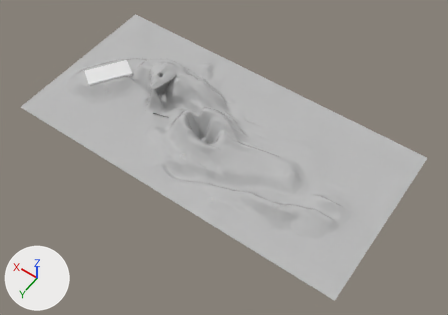
A saved change to the FBX model Assets/Models/Final Area Models/FinalArea_Track_Terrain.fbx.
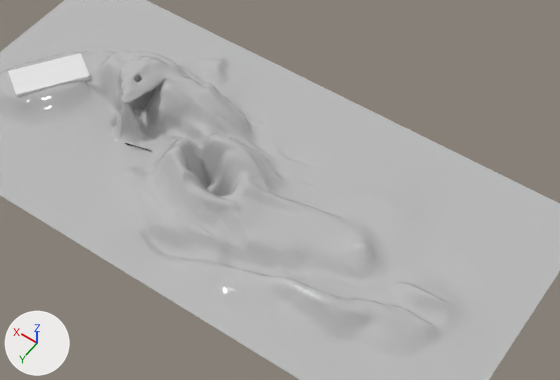
Each version is shown whole from a camera (50 mm lens) standing at (-420.0, 373.0, 887.0) and looking at (-5.0, -208.0, -26.0), then close up on the part from 18% to 91% of the width and 9% to 80% of the height. The axes (+X, +Y, +Z) are drawn at lower left. The lights are the same throughout. Where no turn or scale is listed for an object, it has been applied to the vertices.

Objects in the first close-up: 'Ground', 'Plane004'.
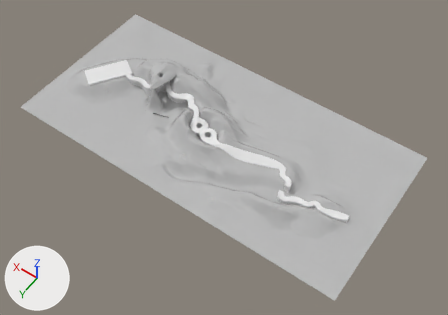
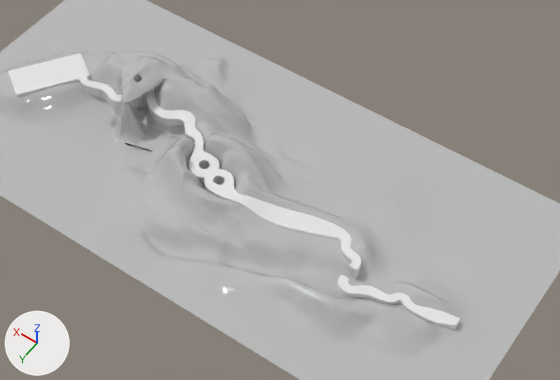
What differs and where, as boxes (x1, y1, x2, y2) in the close-ups (560 x 380 px):
'FinalArea_Track001', shown: after (79, 77, 460, 329)

The change in detail:
Object 'FinalArea_Track001' (ob_finalarea_track001) is now shown.
